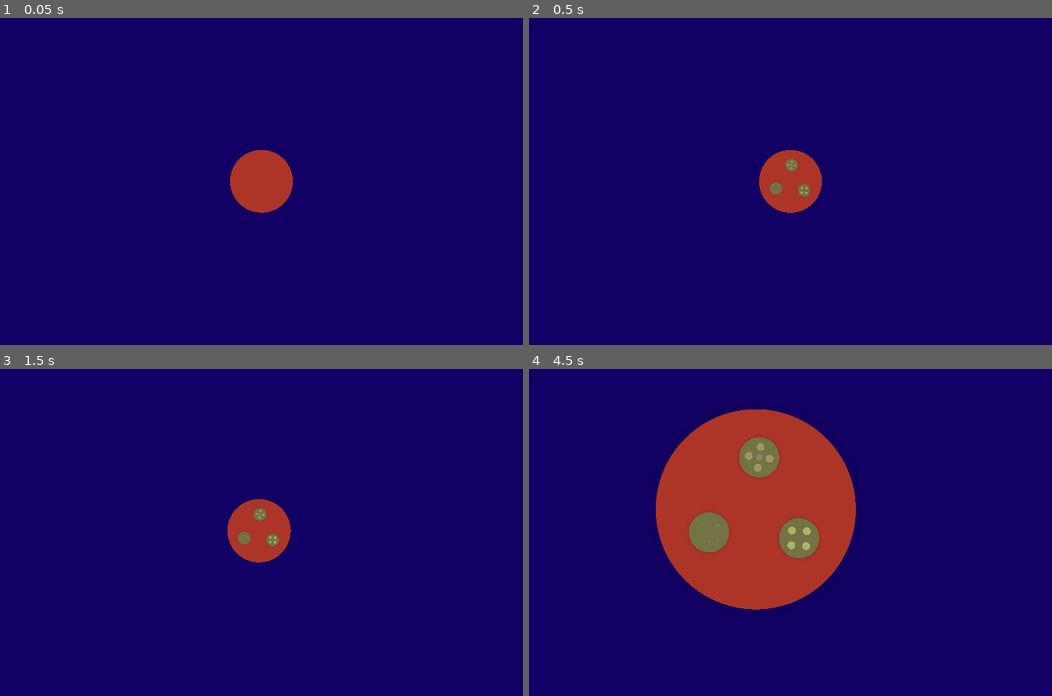
Above: before the commit, frames 1-4 (two rows, left to right).
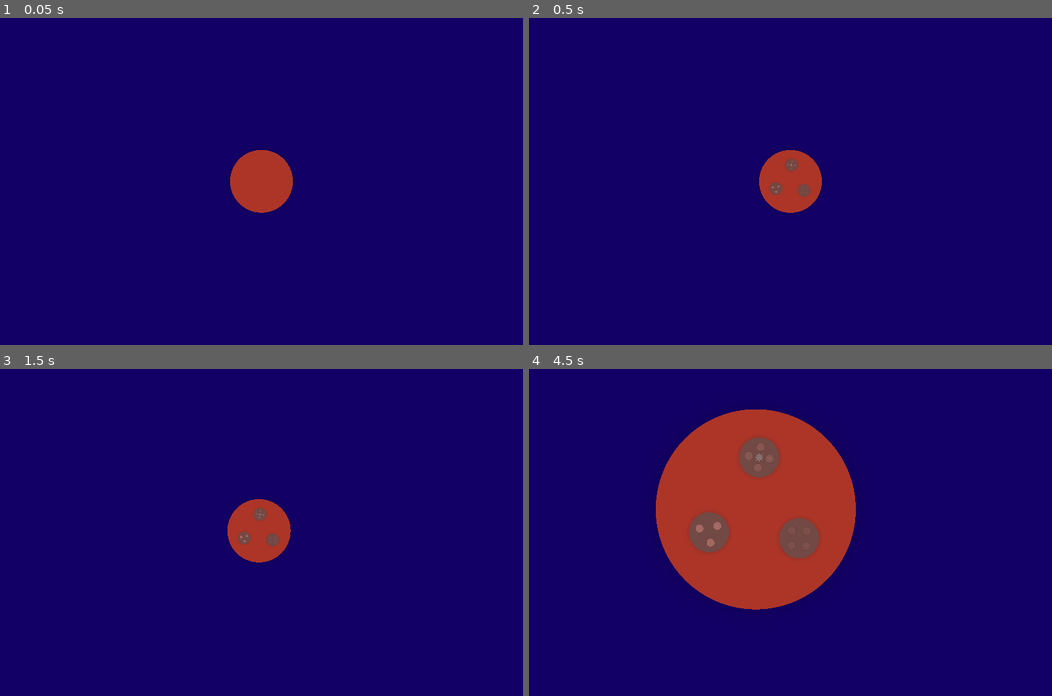
Above: after the commit, the same moments.

Repository: ClementRivaille/colors-of-the-universe
Game: Godot game, scene res://Main.tscn
Two runs of this game, one before a commit and one after it. Both use one fixed random seed, a clock stepped at 60 frames per second and the inputs below.
Inputs (mouse positions are in pixels of both pictures, inside the frame that each line leads up to):
- Up to frame 1 (0.05 s): no input
- Up to frame 2 (0.5 s): no input
- Up to frame 3 (1.5 s): move the mouse to (261, 532) at 0.52 s; tap Enter at 1.25 s; move the mouse to (277, 542) at 1.27 s
- Up to frame 4 (4.5 s): move the mouse to (795, 535) at 2.02 s; move the mouse to (806, 535) at 2.77 s; move the mouse to (800, 545) at 3.52 s; move the mouse to (806, 545) at 4.27 s

Frame 1 is identical in both runs. In frame 2, 0.2% of the frame differs, in the area x 46-54%, y 43-55%; in frame 3, 0.2%; in frame 4, 2.2%, in the area x 30-56%, y 20-58%.

Commit message:
fix: game-design adjustments

Diff:
--- a/prefabs/instruments/Saxo.tscn
+++ b/prefabs/instruments/Saxo.tscn
@@ -46,7 +46,7 @@
 octave = 4
 
 [node name="Saxo" type="AudioStreamPlayer"]
-volume_db = -18.227
+volume_db = -13.0
 bus = "Instruments"
 script = ExtResource( 2 )
 samples = [ SubResource( 1 ), SubResource( 2 ), SubResource( 3 ), SubResource( 4 ), SubResource( 5 ), SubResource( 6 ) ]
--- a/scripts/Circle.gd
+++ b/scripts/Circle.gd
@@ -32,14 +32,14 @@
 
 func _ready():
   sprite.self_modulate = color
-  chord = orchestra.get_chord(note)
+  chord = orchestra.get_chord(note, clue)
 
   # Pick Children color
   var saturation := 0.3 + randf() * 0.6
   var value := 1.0 - saturation + randf() * 0.2
   var child_hue := color.h
-  if randf() < 0.2:
-    child_hue = fmod(abs(color.h + 0.15), 1.0)
+  if melody_position > 0:
+    child_hue = fmod(abs(color.h + 0.04), 1.0)
   child_color = Color.from_hsv(child_hue, 0.4, 0.4 + randf() * 0.3)
 
   # Area detection
@@ -52,7 +52,7 @@
     star.success = final
     add_child(star)
 
-  # debug_label.text = str(melody_position)
+  # debug_label.text = str(note)
 
 func _process(delta):
   if zooming && zoom_power > 0.0:
@@ -109,7 +109,9 @@
   child.scale = Vector2.ONE * child_scale
 
   child.melody_position = -1
-  if orchestra.validate_path(note, melody_position + 1):
+  if final:
+    child.melody_position = -2
+  elif orchestra.validate_path(note, melody_position + 1):
     child.melody_position = (melody_position + 1)%orchestra.melody_size
   elif orchestra.validate_path(note, 0):
     child.melody_position = 0
@@ -117,7 +119,7 @@
   if child.melody_position == orchestra.melody_size - 1:
     child.final = true
     child.color.h = fmod(abs(color.h + 0.5), 1.0)
-  elif orchestra.is_melody_end(note):
+  elif !final && melody_position >= -1 && orchestra.is_melody_end(note):
     child.clue = true
 
   child.connect("selected", self, "on_child_select")
--- a/scripts/Main.gd
+++ b/scripts/Main.gd
@@ -27,7 +27,6 @@
 
   orchestra.update_position(circle.note)
   if orchestra.melody_position == orchestra.melody_size - 1:
-    print("YOU WIN!!")
     orchestra.generate_melody()
 
   root_circle.queue_free()
--- a/scripts/Orchestra.gd
+++ b/scripts/Orchestra.gd
@@ -25,13 +25,16 @@
 func drum_event():
   drums.play_rand()
 
-func get_chord(index: int):
+func get_chord(index: int, start := false):
   var notes := []
   for i in range(0, 3):
     var note = (index + i * 2)%keys.size()
     notes.push_back(note)
 
-  if index%2 == 0 && randf() > 0.4:
+  if start && !notes.has(melody[0]):
+    notes.push_back(melody[0])
+
+  if notes.size() < 4 && (index%2 != 0 || randf() > 0.4):
     var extra_note = randi()%keys.size()
     while notes.has(extra_note):
       extra_note = randi()%keys.size()
